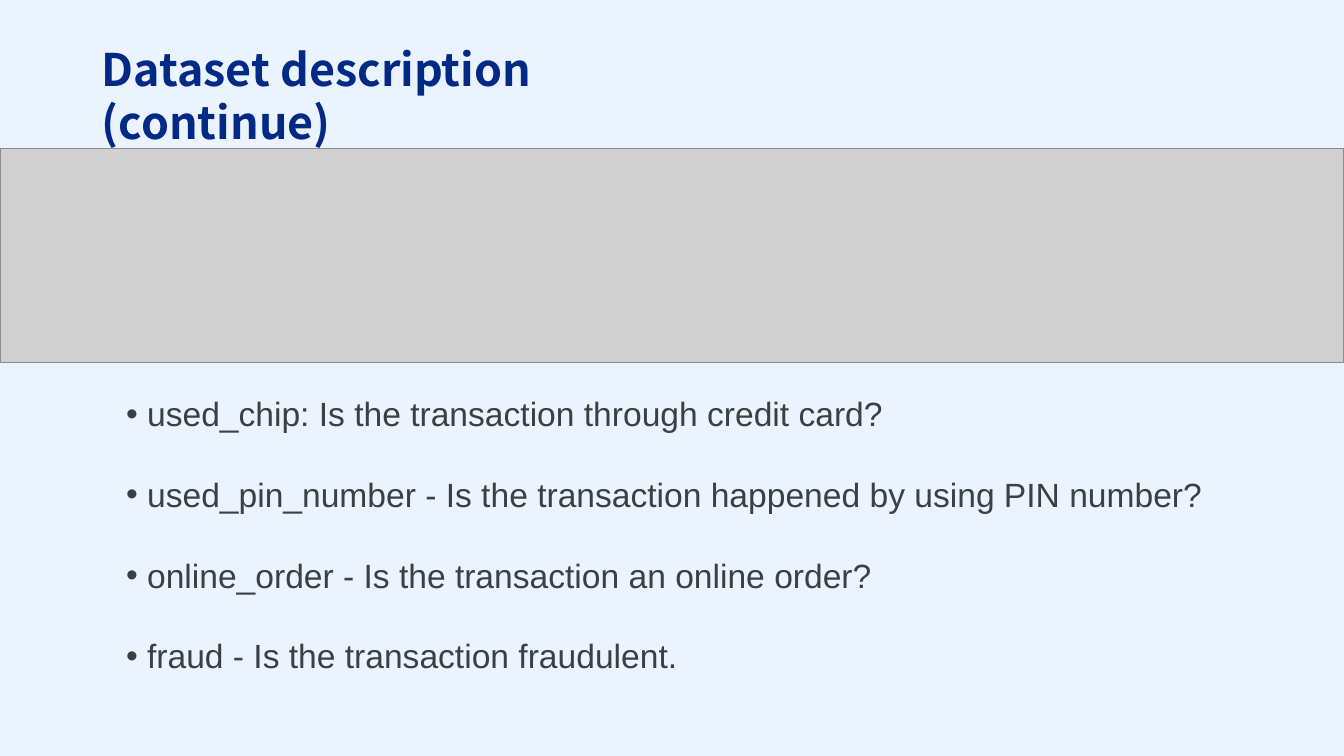
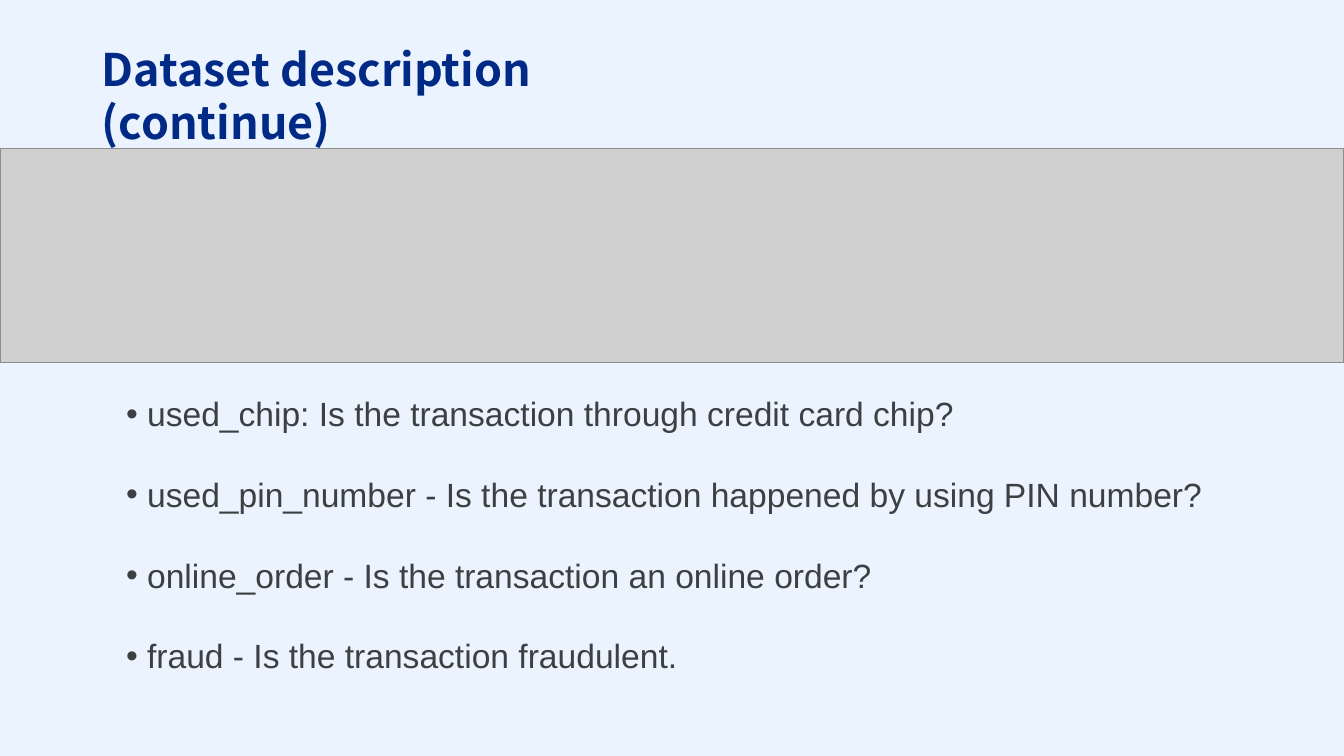
Before and after one commit to PSTAT197-F23/PSTAT197A_FP_Group1, a slide deck: slide 4 of scripts/drafts/PRESENTATION.pptx (slide 6 before the commit). Drawn at 1344x756 pixels with LibreOffice and Linux fonts; fonts in the diff are those of the drawing; grey boxes stand for pictures. Boxes give left, top, right and bottom in pixels: in the first picture for what was removed or moved away, otherwise in the second. Text is boxed around its words. In the diff, an @@ line names an element or a change of style, - is before the commit and + after.

```diff
--- a/scripts/drafts/PRESENTATION.pptx
+++ b/scripts/drafts/PRESENTATION.pptx
@@ text at [147,401,953,432]: text changed @@
-• used_chip: Is the transaction through credit card?
+• used_chip: Is the transaction through credit card chip?
```
Also in this commit, not shown: 3 other slides changed, 2 slides removed.
